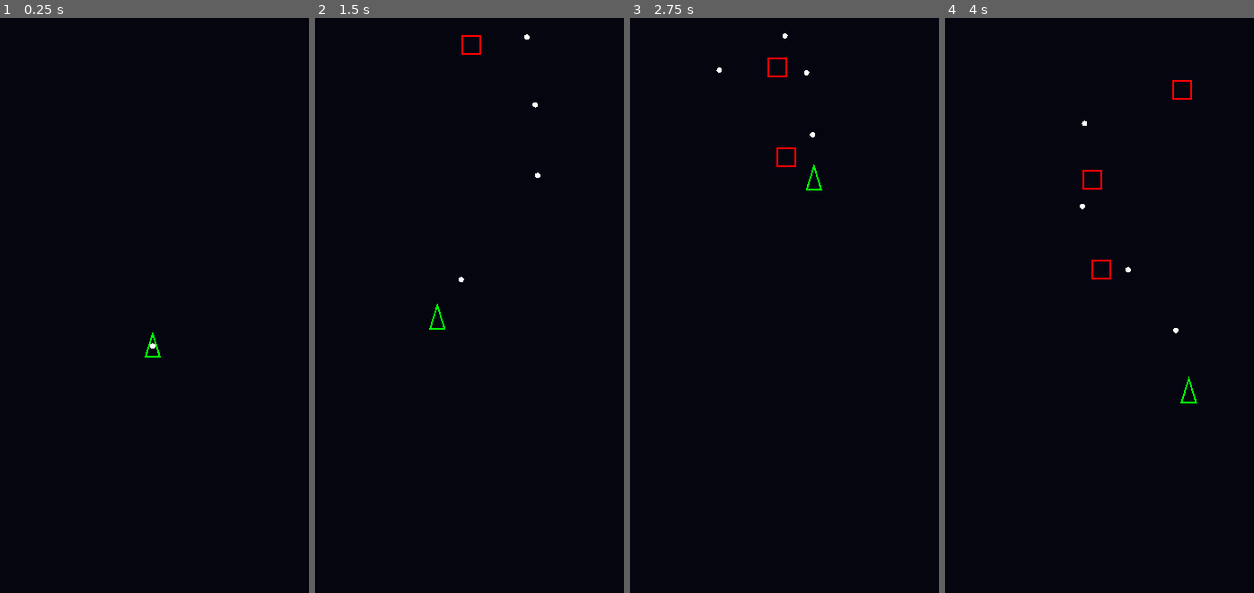
Above: before the commit, frames 1-4 (left to right).
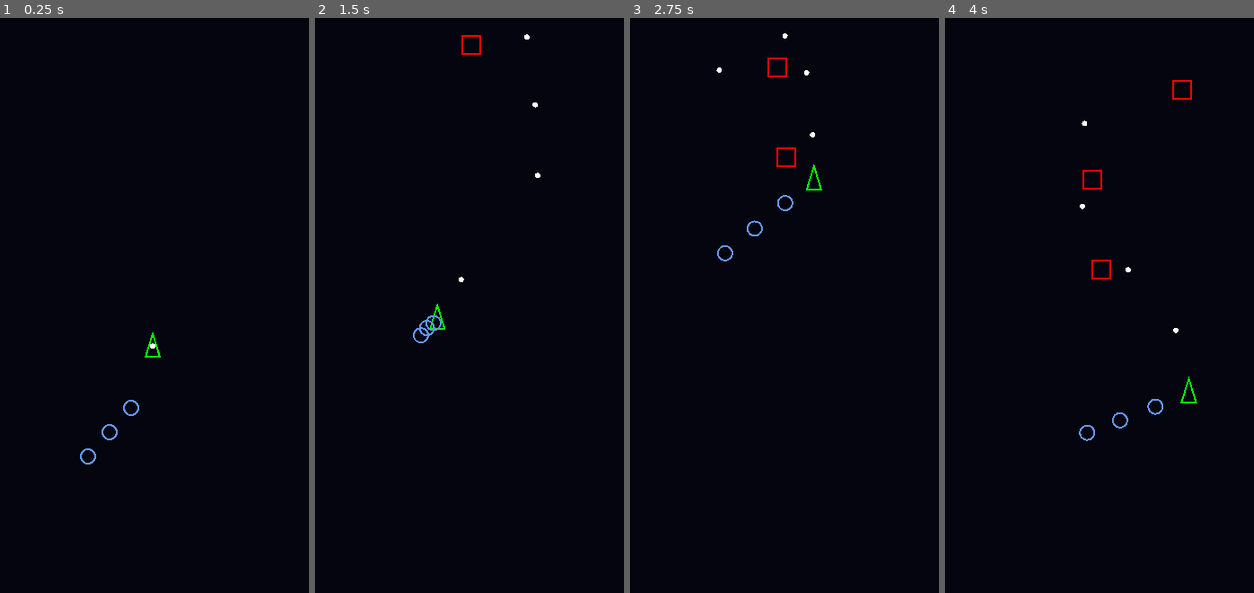
Above: after the commit, the same moments.

Repository: PPG11/NeonFormation
Game: Godot game, scene res://scenes/Main.tscn
Two runs of this game, one before a commit and one after it. Both use one fixed random seed, a clock stepped at 60 frames per second and the inputs below.
Inputs (mouse positions are in pixels of both pictures, inside the frame that each line leads up to):
- Up to frame 1 (0.25 s): no input
- Up to frame 2 (1.5 s): move the mouse to (537, 276) at 0.52 s; move the mouse to (401, 334) at 1.27 s
- Up to frame 3 (2.75 s): move the mouse to (815, 179) at 2.02 s
- Up to frame 4 (4 s): move the mouse to (1080, 420) at 2.77 s; move the mouse to (1195, 391) at 3.52 s

The runs differ from the first frame. In frame 1, 0.1% of the frame differs, in the area x 25-46%, y 66-78%; in frame 2, 0.1%; in frame 3, 0.1%; in frame 4, 0.1%.

Commit message:
feat(snake): implement SnakeBody entity and integrate with Player for body management

Diff:
--- /dev/null
+++ b/scenes/entities/SnakeBody.tscn
@@ -0,0 +1,6 @@
+[gd_scene format=3]
+
+[ext_resource type="Script" path="res://scripts/entities/SnakeBody.gd" id="1"]
+
+[node name="SnakeBody" type="Node2D"]
+script = ExtResource("1")
--- a/scripts/entities/Player.gd
+++ b/scripts/entities/Player.gd
@@ -1,7 +1,10 @@
 extends CharacterBody2D
 
 @export var bullet_scene: PackedScene = preload("res://scenes/entities/Bullet.tscn")
+@export var body_scene: PackedScene = preload("res://scenes/entities/SnakeBody.tscn")
 @export var shoot_interval: float = 0.2
+
+var body_parts: Array[Node2D] = []
 
 var _shoot_timer: Timer
 
@@ -12,6 +15,8 @@
 	_shoot_timer.autostart = true
 	add_child(_shoot_timer)
 	_shoot_timer.timeout.connect(_on_shoot_timeout)
+
+	call_deferred("_spawn_initial_bodies")
 
 func _physics_process(_delta: float) -> void:
 	var target := get_global_mouse_position()
@@ -32,3 +37,23 @@
 		return
 	bullet.global_position = global_position
 	get_tree().current_scene.add_child(bullet)
+
+func add_body() -> void:
+	if body_scene == null:
+		return
+	var body := body_scene.instantiate() as Node2D
+	if body == null:
+		return
+	var target: Node2D = self if body_parts.is_empty() else body_parts.back()
+	body.set("target", target)
+	get_tree().current_scene.add_child(body)
+	var offset := body.get("follow_offset") as Vector2
+	if offset == null:
+		offset = Vector2.ZERO
+	body.global_position = target.global_transform * offset
+	body_parts.append(body)
+
+func _spawn_initial_bodies() -> void:
+	add_body()
+	add_body()
+	add_body()
--- /dev/null
+++ b/scripts/entities/SnakeBody.gd
@@ -0,0 +1,18 @@
+extends Node2D
+
+@export var target: Node2D
+@export var speed: float = 450.0
+@export var keep_distance: float = 20.0
+@export var follow_offset: Vector2 = Vector2(-24.0, 12.0)
+
+func _physics_process(delta: float) -> void:
+	if target == null:
+		return
+	var target_pos := target.global_transform * follow_offset
+	var dist := global_position.distance_to(target_pos)
+	if dist > keep_distance:
+		global_position = global_position.move_toward(target_pos, speed * delta)
+	queue_redraw()
+
+func _draw() -> void:
+	draw_arc(Vector2.ZERO, 8.0, 0.0, TAU, 24, Color.CORNFLOWER_BLUE, 2.0)
Not shown, added: scripts/entities/SnakeBody.gd.uid
